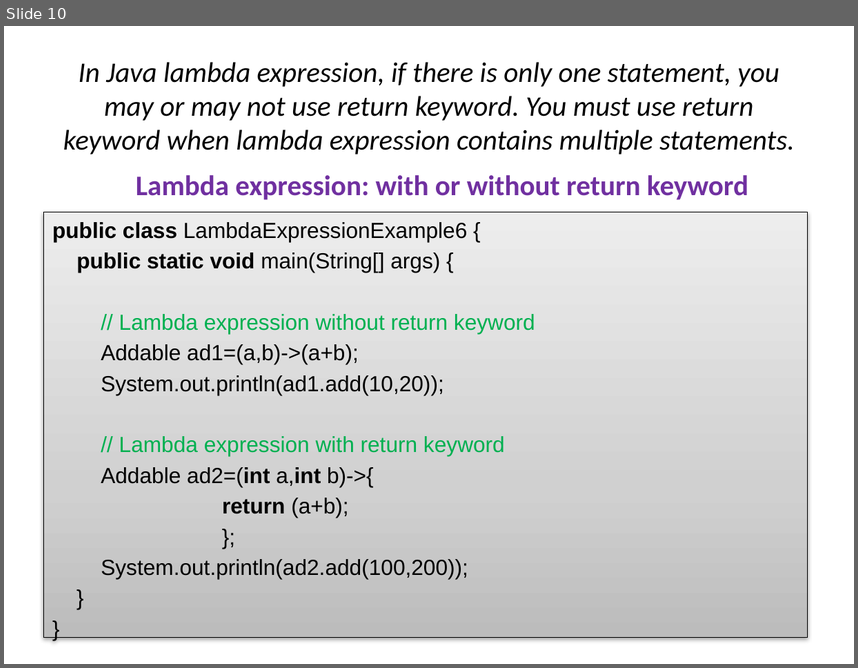
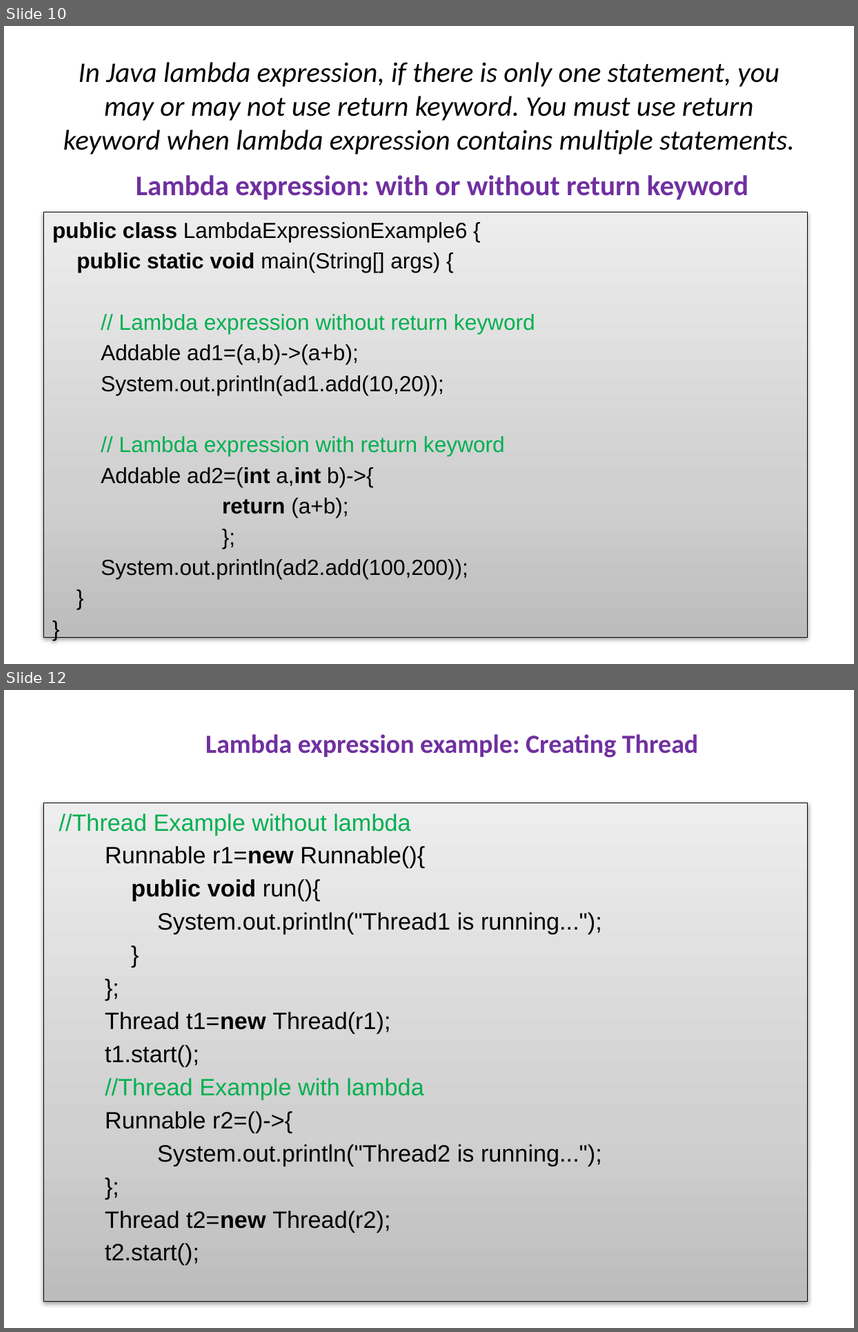
Before and after one commit to Rekklas/lambdas_presentation, a slide deck: lambdas.pptx. Shown one above the other, each under a label of ours: slide 10 before the commit, slides 10 and 12 after it; the slides between them are not shown. The pictures are 858x668 and 858x1332 pixels, drawn with LibreOffice and Linux fonts; fonts in the diff are those of the drawing. Boxes give left, top, right and bottom in pixels: in the first picture for what was removed or moved away, otherwise in the second. Text is boxed around its words. In the diff, an @@ line names an element or a change of style, - is before the commit and + after.

Commit message:
added 2 slides with foreach loop and creating threads examples

```diff
--- a/lambdas.pptx
+++ b/lambdas.pptx
@@ slide 12 added at (4, 690, 854, 1328), background #FFFFFF @@
@@ text added at (205, 734, 698, 758), 22.2 pt, text #7030A0, bold @@
+Lambda expression example: Creating Thread
@@ text added at (44, 803, 807, 1301), fill gradient #BDBDBD to #D1D1D1 to #EEEEEE, outline #000000 0.75 pt, 20 pt, text #000000 @@
+//Thread Example without lambda
+Runnable r1=new Runnable(){
+public void run(){
+System.out.println("Thread1 is running...");
+}
+};
+Thread t1=new Thread(r1);
+t1.start();
+//Thread Example with lambda
+Runnable r2=()->{
+System.out.println("Thread2 is running...");
+};
+Thread t2=new Thread(r2);
+t2.start();
```
Also in this commit, not shown: 1 other slide added.
